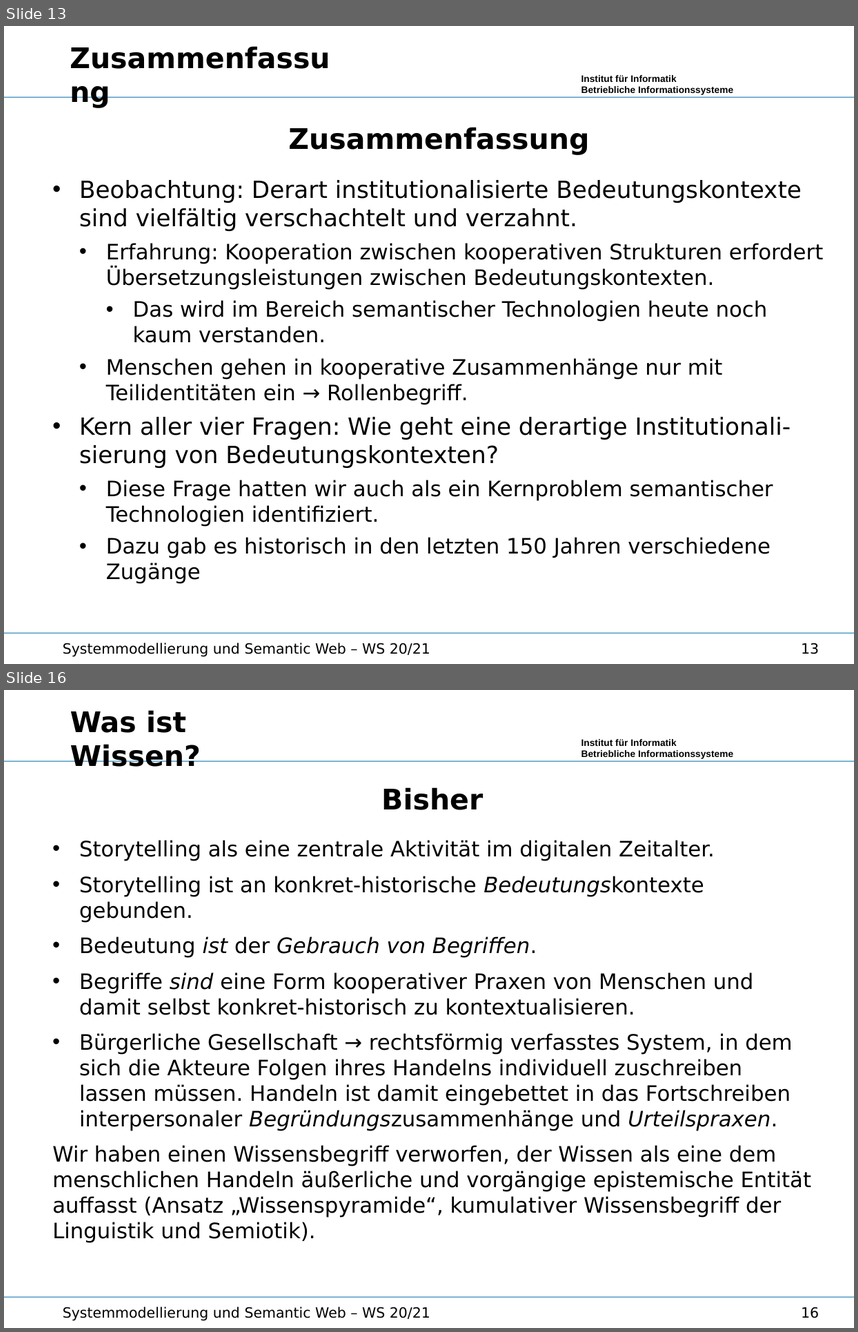
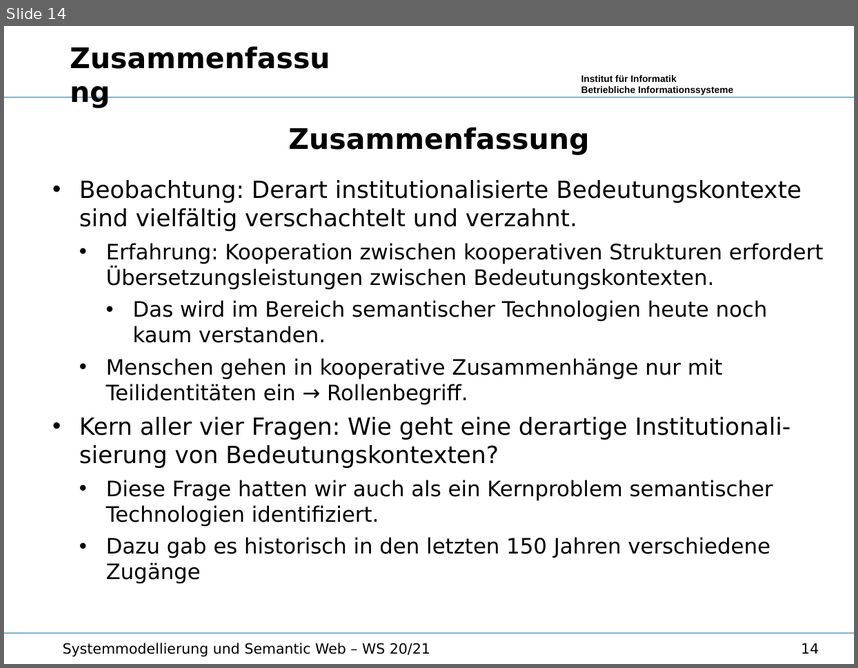
Before and after one commit to wumm-project/Leipzig-Seminar, a slide deck: Wintersemester-2020/Vorlesung/Storytelling.odp. Shown one above the other, each under a label of ours: slides 13 and 16 before the commit, slide 14 after it; the slides between them are not shown. The pictures are 858x1332 and 858x668 pixels, drawn with LibreOffice and Linux fonts; fonts in the diff are those of the drawing; background and template pictures are left out. Boxes give left, top, right and bottom in pixels: in the first picture for what was removed or moved away, otherwise in the second. Text is boxed around its words. In the diff, an @@ line names an element or a change of style, - is before the commit and + after.

```diff
--- a/Wintersemester-2020/Vorlesung/Storytelling.odp
+++ b/Wintersemester-2020/Vorlesung/Storytelling.odp
@@ slide 16 removed at (x1=4, y1=690, x2=854, y2=1328), background #FFFFFF; not listed: 3 template elements that a slide beside it also shows @@
@@ text removed at (x1=70, y1=710, x2=201, y2=767) @@
-Was ist Wissen?
@@ text removed at (x1=52, y1=787, x2=812, y2=1217) @@
-Bisher
-• Storytelling als eine zentrale Aktivität im digitalen Zeitalter.
-• Storytelling ist an konkret-historische Bedeutungskontexte gebunden.
-• Bedeutung ist der Gebrauch von Begriffen.
-• Begriffe sind eine Form kooperativer Praxen von Menschen und damit selbst konkret-historisch zu kontextualisieren.
-• Bürgerliche Gesellschaft → rechtsförmig verfasstes System, in dem sich die Akteure Folgen ihres Handelns individuell zuschreiben lassen müssen. Handeln ist damit eingebettet in das Fortschreiben interpersonaler Begründungszusammenhänge und Urteilspraxen.
-Wir haben einen Wissensbegriff verworfen, der Wissen als eine dem menschlichen Handeln äußerliche und vorgängige epistemische Entität auffasst (Ansatz „Wissenspyramide“, kumulativer Wissensbegriff der Linguistik und Semiotik).
@@ text removed at (x1=63, y1=1306, x2=430, y2=1321) @@
-Systemmodellierung und Semantic Web – WS 20/21
@@ page number removed at (x1=801, y1=1306, x2=819, y2=1318) @@
-16
@@ what was slide 13 is now slide 14 @@
@@ page number at (x1=801, y1=643, x2=819, y2=653): text changed @@
-13
+14
```
Also in this commit, not shown: 6 slides changed, 1 slide added, 20 other slides removed, 6 other files.
